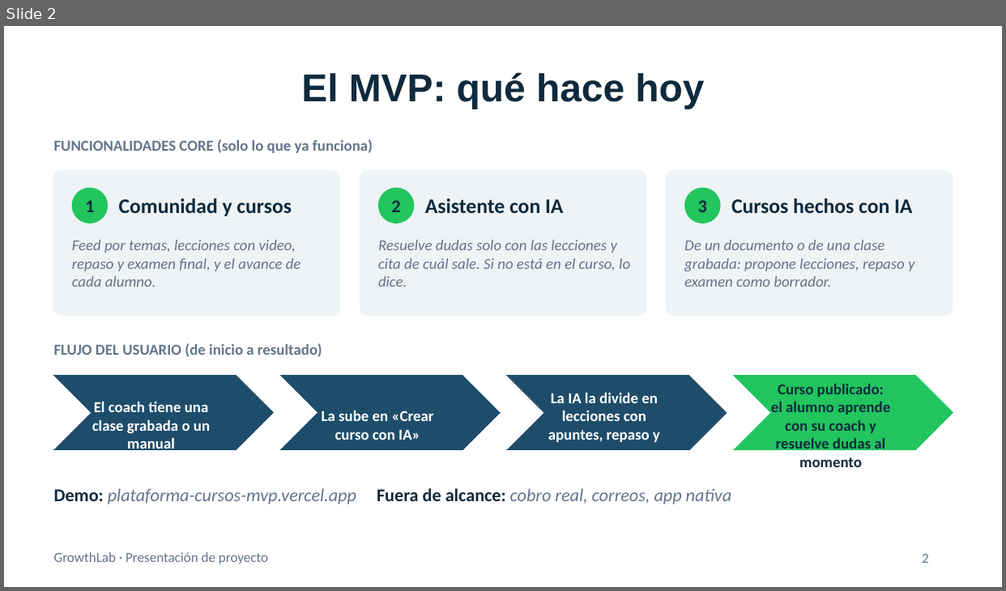
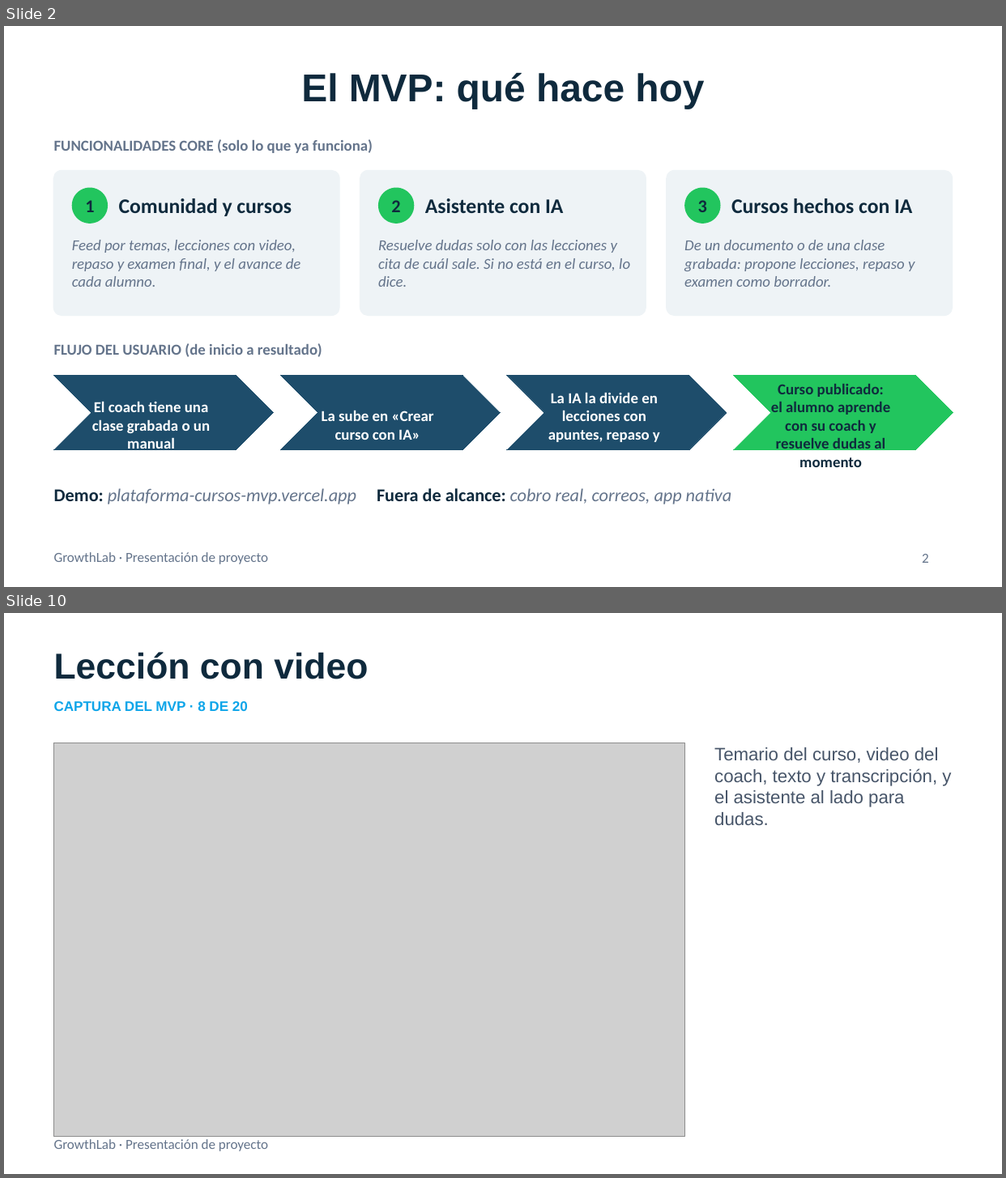
Before and after one commit to 3tted/plataforma-cursos-mvp, a slide deck: docs/Presentacion-GrowthLab-Merkatics.pptx. Shown one above the other, each under a label of ours: slide 2 before the commit, slides 2 and 10 after it; the slides between them are not shown. The pictures are 1006x591 and 1006x1178 pixels, drawn with LibreOffice and Linux fonts; fonts in the diff are those of the drawing; grey boxes stand for pictures. Boxes give left, top, right and bottom in pixels: in the first picture for what was removed or moved away, otherwise in the second. Text is boxed around its words. In the diff, an @@ line names an element or a change of style, - is before the commit and + after.

```diff
--- a/docs/Presentacion-GrowthLab-Merkatics.pptx
+++ b/docs/Presentacion-GrowthLab-Merkatics.pptx
@@ slide 10 added at <box>4,613,1002,1174</box>, background #FFFFFF; not listed: 1 template element that a slide beside it also shows @@
@@ text added at <box>54,652,368,679</box>, 26 pt, text #0F2A3D, bold @@
+Lección con video
@@ text added at <box>54,701,248,711</box>, 10 pt, text #0EA5E9, bold @@
+CAPTURA DEL MVP · 8 DE 20
@@ picture added at <box>54,743,684,1137</box> @@
@@ text added at <box>714,747,951,825</box>, 13 pt, text #475569 @@
+Temario del curso, video del coach, texto y transcripción, y el asistente al lado para dudas.
```
Also in this commit, not shown: 1 slide changed, 19 other slides added.
